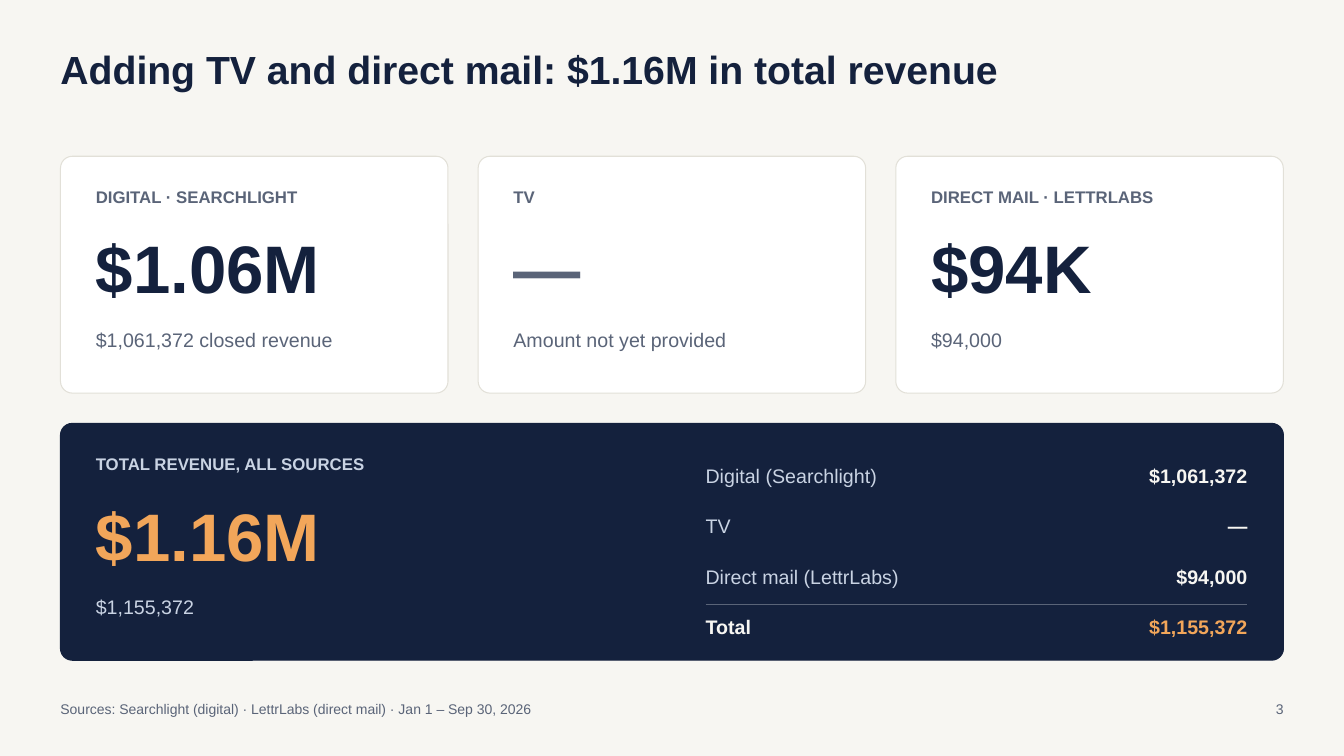
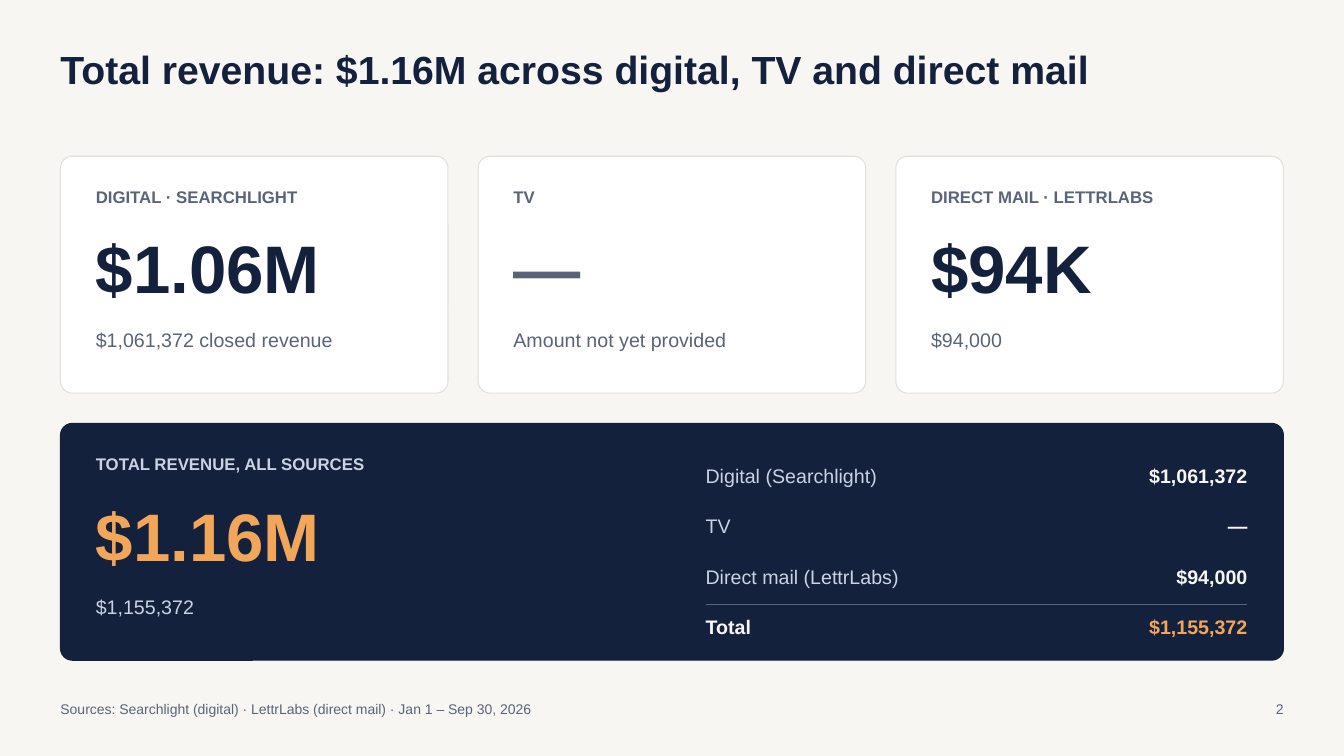
Before and after one commit to MktgCAP/Searchlight-YTD-Analysis, a slide deck: slide 2 of Coastal-Air-Plus-YTD-Performance-Sep2026.pptx (slide 3 before the commit). Drawn at 1344x756 pixels with LibreOffice and Linux fonts; fonts in the diff are those of the drawing. Boxes give left, top, right and bottom in pixels: in the first picture for what was removed or moved away, otherwise in the second. Text is boxed around its words. In the diff, an @@ line names an element or a change of style, - is before the commit and + after.

```diff
--- a/Coastal-Air-Plus-YTD-Performance-Sep2026.pptx
+++ b/Coastal-Air-Plus-YTD-Performance-Sep2026.pptx
@@ text at (60,55,1088,92): text changed @@
-Adding TV and direct mail: $1.16M in total revenue
+Total revenue: $1.16M across digital, TV and direct mail
@@ text at (1276,704,1284,714): text changed @@
-3
+2
```
Also in this commit, not shown: 1 other slide changed.
